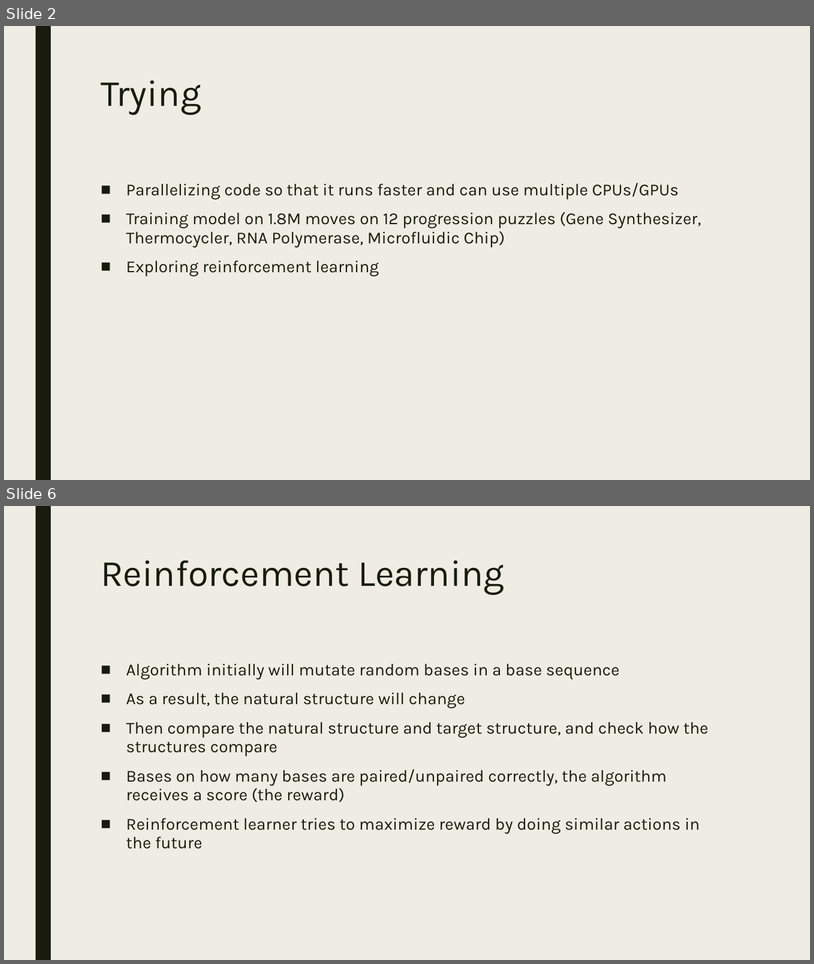
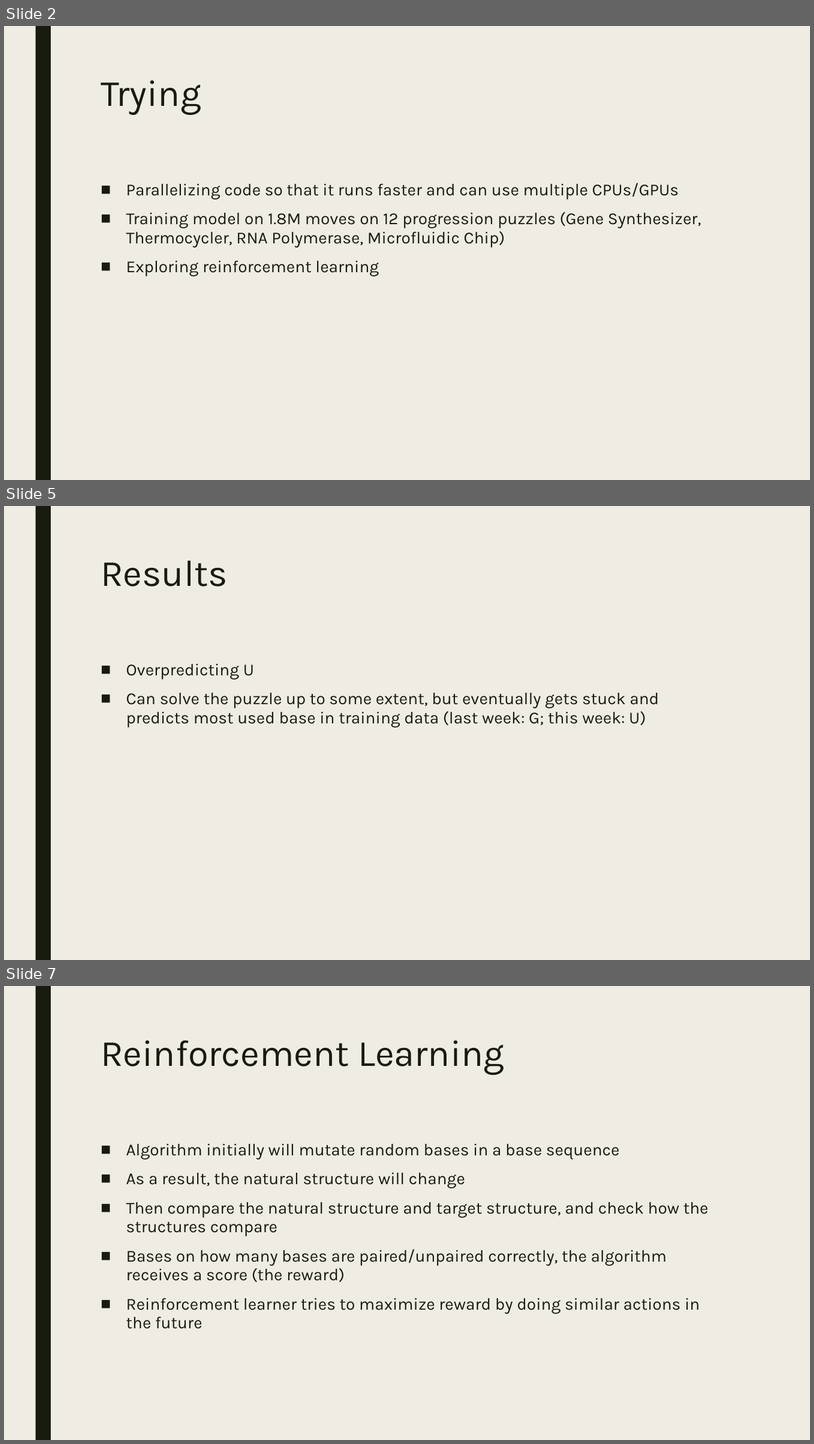
Before and after one commit to eternagame/EternaBrain, a slide deck: updates/7-13-17.pptx. Shown one above the other, each under a label of ours: slides 2 and 6 before the commit, slides 2, 5 and 7 after it; the slides between them are not shown. The pictures are 814x964 and 814x1444 pixels, drawn with LibreOffice and Linux fonts; fonts in the diff are those of the drawing. Boxes give left, top, right and bottom in pixels: in the first picture for what was removed or moved away, otherwise in the second. Text is boxed around its words. In the diff, an @@ line names an element or a change of style, - is before the commit and + after.

Commit message:
Add results for 7/13

```diff
--- a/updates/7-13-17.pptx
+++ b/updates/7-13-17.pptx
@@ slide 5 added at (4, 506, 810, 960), background #EFEDE3; not listed: 1 template element that a slide beside it also shows @@
@@ title added at (101, 561, 228, 586), 44 pt, text #191B0E @@
+Results
@@ text added at (126, 663, 659, 727), 20 pt, text #191B0E @@
+■ Overpredicting U
+■ Can solve the puzzle up to some extent, but eventually gets stuck and predicts most used base in training data (last week: G; this week: U)
@@ what was slide 6 is now slide 7 @@
```
Also in this commit, not shown: 2 slides changed, 1 other slide added, 1 slide removed.
